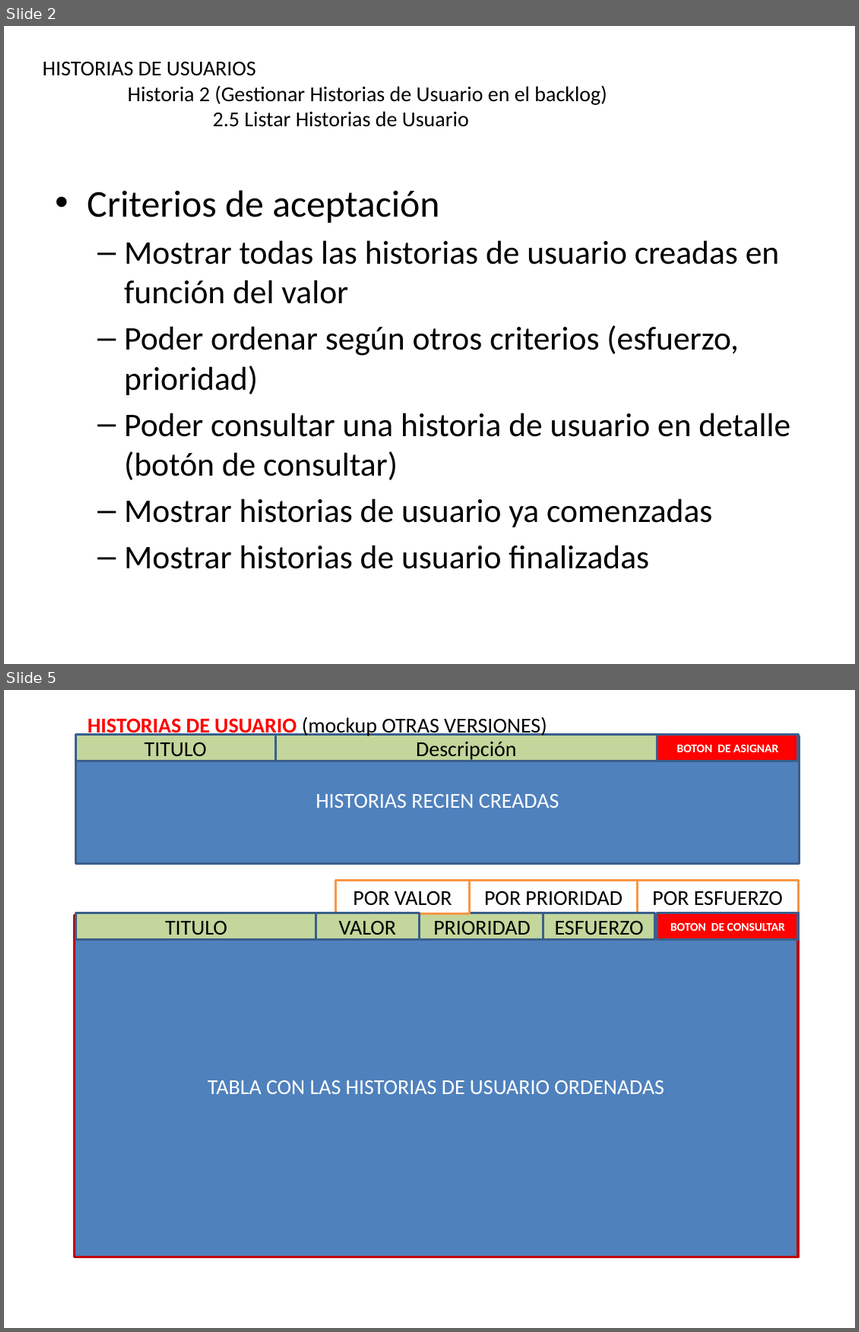
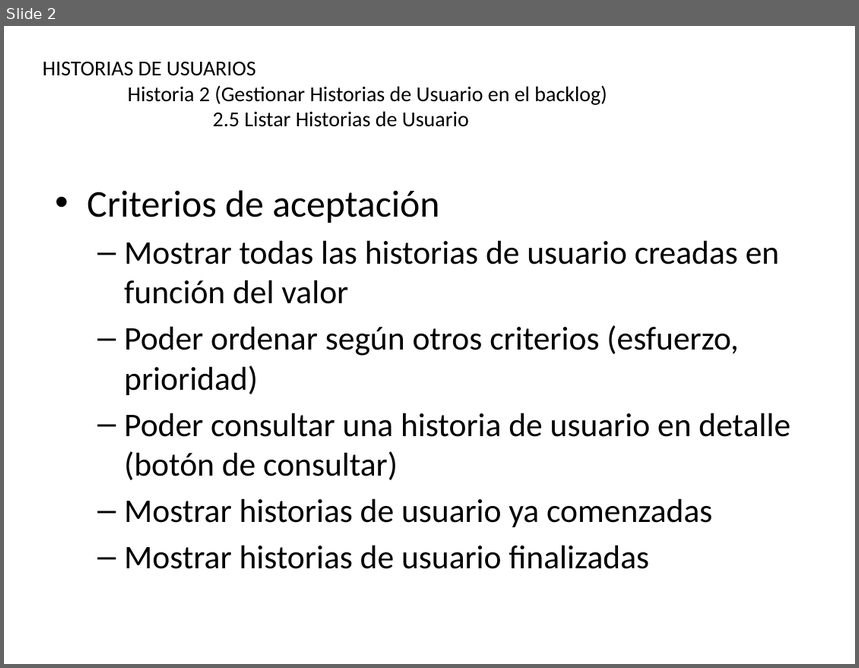
Before and after one commit to camposer/curso_xp_20150921, a slide deck: misc/historias_usuario/GRUPO 2/2-5-Listar Historias de Usuario en backlog.pptx. Shown one above the other, each under a label of ours: slides 2 and 5 before the commit, slide 2 after it; the slides between them are not shown. The pictures are 859x1332 and 859x668 pixels, drawn with LibreOffice and Linux fonts; fonts in the diff are those of the drawing. Boxes give left, top, right and bottom in pixels: in the first picture for what was removed or moved away, otherwise in the second. Text is boxed around its words. In the diff, an @@ line names an element or a change of style, - is before the commit and + after.

Commit message:
Actualizadas historias de usuario

```diff
--- a/misc/historias_usuario/GRUPO 2/2-5-Listar Historias de Usuario en backlog.pptx
+++ b/misc/historias_usuario/GRUPO 2/2-5-Listar Historias de Usuario en backlog.pptx
@@ slide 5 removed at (4, 690, 855, 1328), background #FFFFFF @@
@@ rectangle removed at (75, 734, 275, 761) @@
-TITULO
@@ text removed at (88, 715, 547, 738) @@
-HISTORIAS DE USUARIO (mockup OTRAS VERSIONES)
@@ rectangle removed at (275, 734, 658, 761) @@
-Descripción
@@ rectangle removed at (658, 734, 798, 761) @@
-BOTON DE ASIGNAR
@@ rectangle removed at (75, 736, 799, 863) @@
-HISTORIAS RECIEN CREADAS
@@ rectangle removed at (336, 881, 470, 914) @@
-POR VALOR
@@ rectangle removed at (470, 880, 637, 913) @@
-POR PRIORIDAD
@@ rectangle removed at (637, 880, 798, 913) @@
-POR ESFUERZO
@@ rectangle removed at (75, 916, 798, 1258) @@
-TABLA CON LAS HISTORIAS DE USUARIO ORDENADAS
@@ rectangle removed at (75, 913, 316, 939) @@
-TITULO
@@ rectangle removed at (316, 913, 420, 939) @@
-VALOR
@@ rectangle removed at (420, 913, 544, 939) @@
-PRIORIDAD
@@ rectangle removed at (544, 913, 655, 939) @@
-ESFUERZO
@@ rectangle removed at (658, 913, 798, 939) @@
-BOTON DE CONSULTAR
```
Also in this commit, not shown: 1 slide changed, 1 other slide removed, 20 other files.
